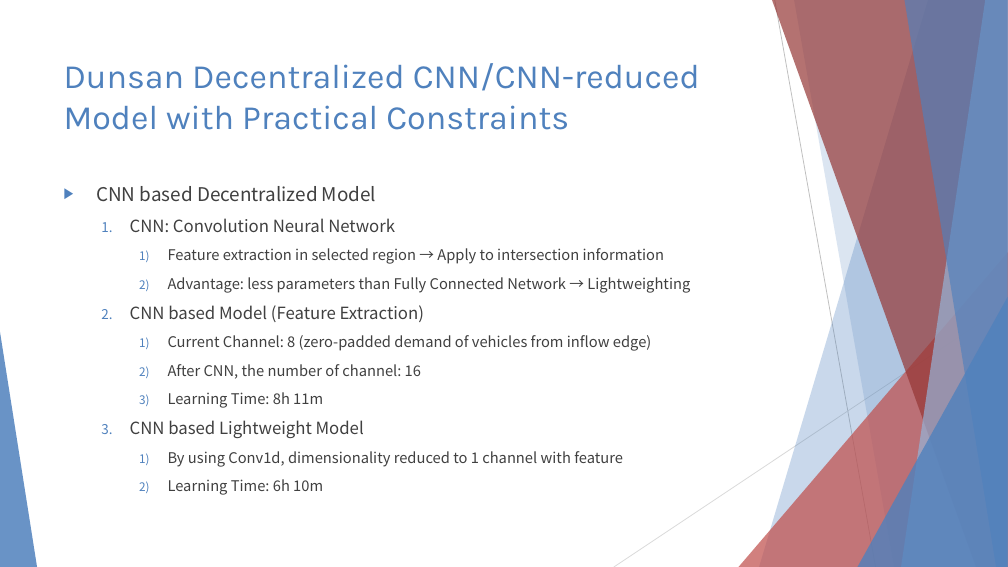
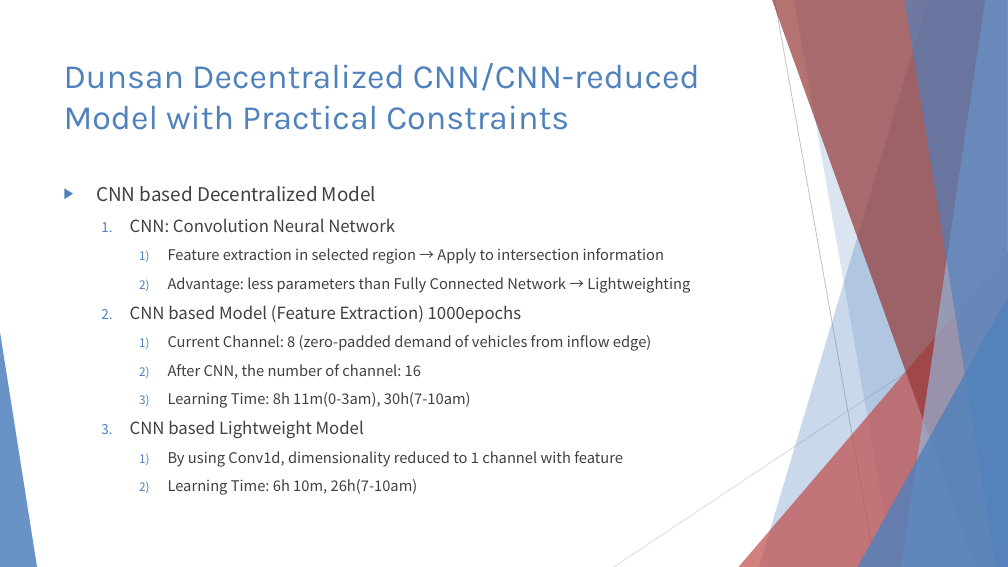
Before and after one commit to 3neutronstar/rl-constraints-traffic, a slide deck: slide 12 of Traffic Optimization Final Speech.pptx (slide 11 before the commit). Drawn at 1008x567 pixels with LibreOffice and Linux fonts; fonts in the diff are those of the drawing. Boxes give left, top, right and bottom in pixels: in the first picture for what was removed or moved away, otherwise in the second. Text is boxed around its words. In the diff, an @@ line names an element or a change of style, - is before the commit and + after.

```diff
--- a/Traffic Optimization Final Speech.pptx
+++ b/Traffic Optimization Final Speech.pptx
@@ text at (130, 305, 522, 323): text changed @@
-  2. CNN based Model (Feature Extraction)
+  2. CNN based Model (Feature Extraction) 1000epochs
@@ text at (168, 392, 471, 408): text changed @@
-    3) Learning Time: 8h 11m
+    3) Learning Time: 8h 11m(0-3am), 30h(7-10am)
@@ text at (168, 479, 418, 495): text changed @@
-    2) Learning Time: 6h 10m
+    2) Learning Time: 6h 10m, 26h(7-10am)
```
Also in this commit, not shown: 7 other slides changed, 2 slides added, 1 slide removed, 5 other files.
